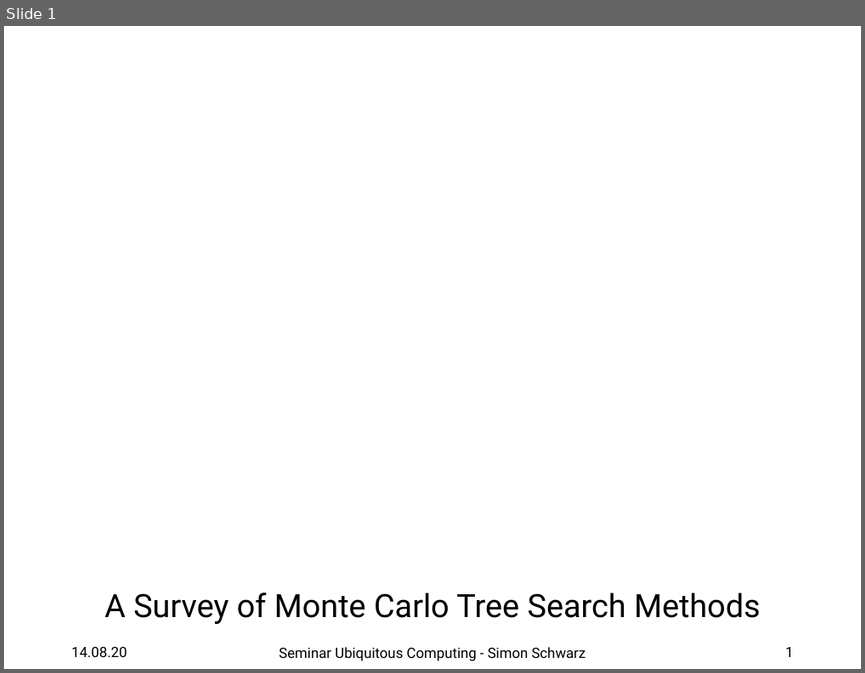
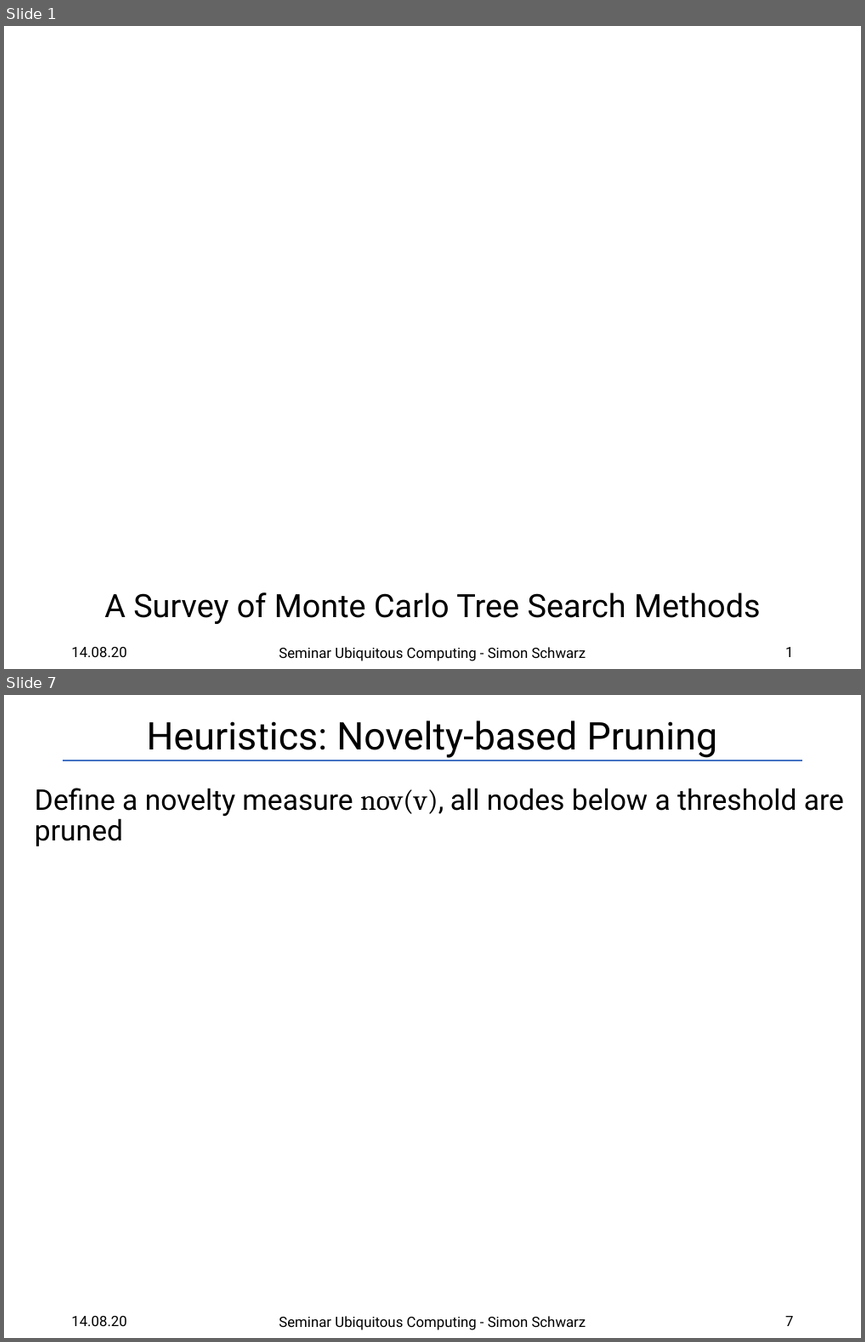
Before and after one commit to SRSchwarz/MCTS-Survey, a slide deck: slides/presentation.pptx. Shown one above the other, each under a label of ours: slide 1 before the commit, slides 1 and 7 after it; the slides between them are not shown. The pictures are 865x673 and 865x1342 pixels, drawn with LibreOffice and Linux fonts; fonts in the diff are those of the drawing; background and template pictures are left out. Boxes give left, top, right and bottom in pixels: in the first picture for what was removed or moved away, otherwise in the second. Text is boxed around its words. In the diff, an @@ line names an element or a change of style, - is before the commit and + after.

```diff
--- a/slides/presentation.pptx
+++ b/slides/presentation.pptx
@@ slide 7 added at <box>4,695,861,1338</box>, background #FFFFFF @@
@@ title added at <box>147,721,718,758</box>, 32 pt, text #000000 @@
+Heuristics: Novelty-based Pruning
@@ line added from (64, 761) to (801, 761), #4472C4 1.5 pt @@
@@ text added at <box>35,788,844,846</box>, 24 pt, text #000000 @@
+Define a novelty measure nov(v), all nodes below a threshold are pruned
@@ text added at <box>71,1315,126,1326</box>, 12 pt, text #000000 @@
+14.08.20
@@ text added at <box>279,1315,586,1330</box>, 12 pt, text #000000 @@
+Seminar Ubiquitous Computing - Simon Schwarz
@@ page number added at <box>785,1315,793,1326</box>, 12 pt, text #000000 @@
+7
```
Also in this commit, not shown: 8 slides changed, 6 other slides added, 3 other files.
